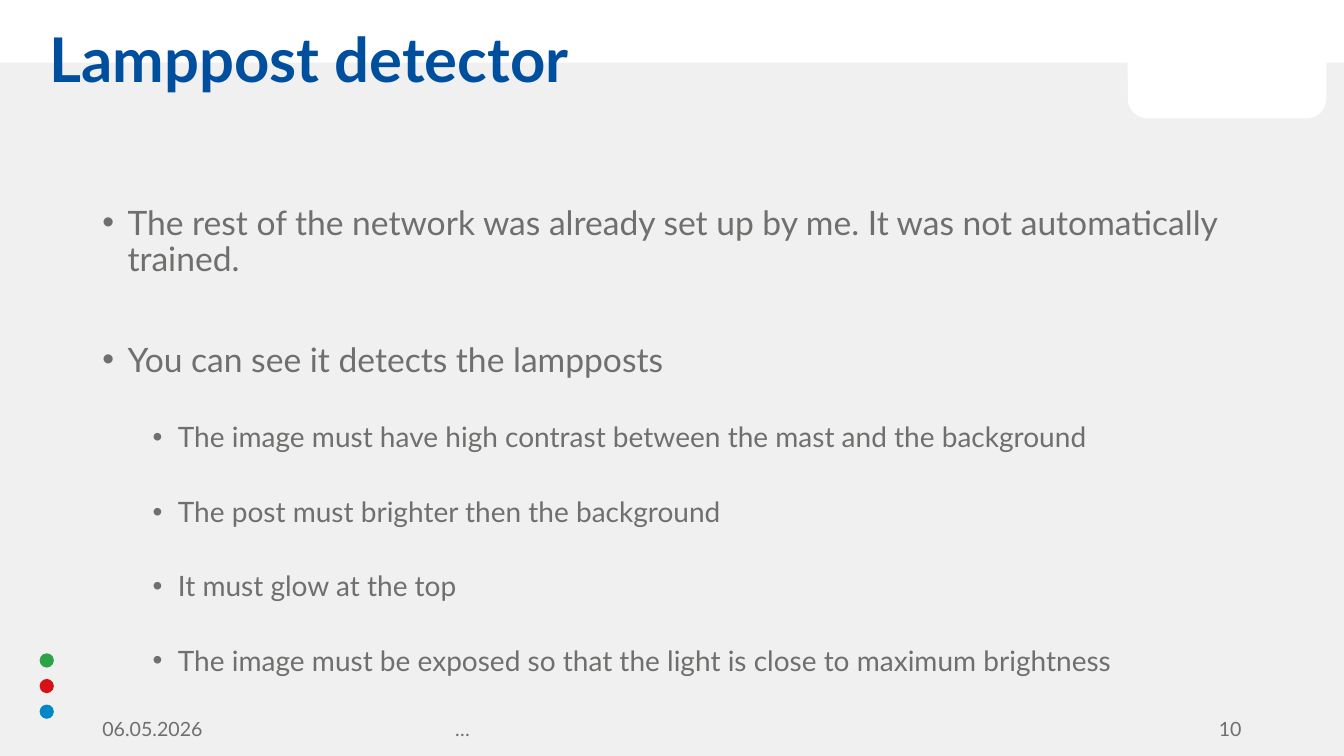
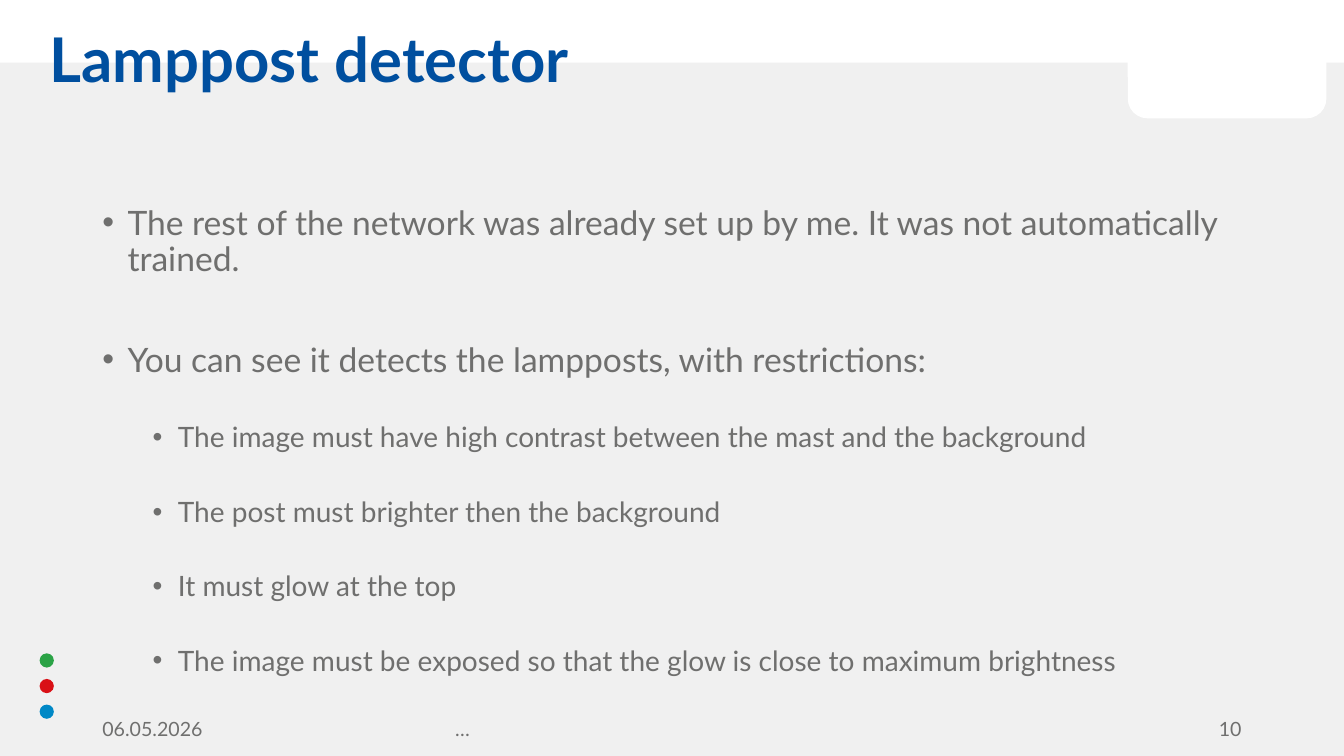
Before and after one commit to KenoPecht-Public/Neural-Networks-an-exemplary-introduction, a slide deck: slide 10 of Presentation.pptx. Drawn at 1344x756 pixels with LibreOffice and Linux fonts; fonts in the diff are those of the drawing; background and template pictures are left out. Boxes give left, top, right and bottom in pixels: in the first picture for what was removed or moved away, otherwise in the second. Text is boxed around its words. In the diff, an @@ line names an element or a change of style, - is before the commit and + after.

```diff
--- a/Presentation.pptx
+++ b/Presentation.pptx
@@ text at box(128, 347, 926, 378): text changed @@
-• You can see it detects the lampposts
+• You can see it detects the lampposts, with restrictions:
@@ text at box(178, 650, 1115, 676): text changed @@
-  • The image must be exposed so that the light is close to maximum brightness
+  • The image must be exposed so that the glow is close to maximum brightness
```
Also in this commit, not shown: 5 other slides changed.
